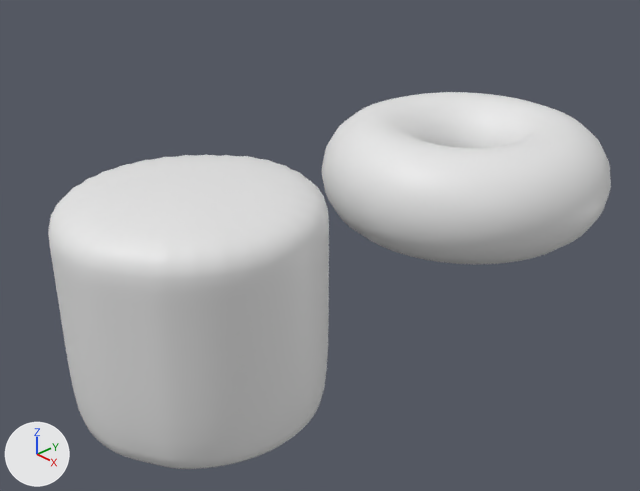
Before and after pictures for a commit that changed the Blender file design/a3/practice/donot-and-cup-v1.blend.
One viewpoint serves both versions: a camera (50 mm lens) standing at (0.614, -0.706, 0.426) and looking at (0.007, -0.141, 0.02). The axes (+X, +Y, +Z) are drawn at lower left. The lights are the same throughout. The first picture is the older version.
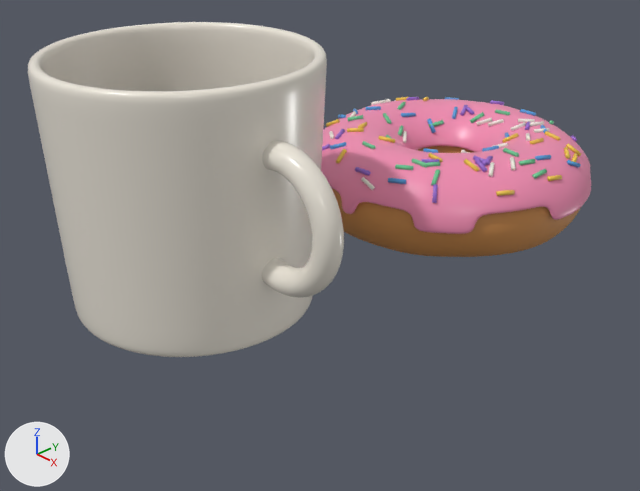
Edits to the bpy script that builds the scene:
```text
Change me_torus_001:
    remove me_torus_001.from_pydata(...)  # 864 vertices, 864 faces; spans x -0.16..0.16, y -0.16..0.16, z -0.059..0.059
    add me_torus_001.from_pydata(...)  # 864 vertices, 864 faces; spans x -0.16..0.158, y -0.161..0.16, z -0.059..0.041
    me_torus_001 part 1: 858 of 864 vertices moved; they spanned x -0.16..0.16, y -0.16..0.16, z -0.059..0.059 and now span x -0.16..0.158, y -0.161..0.16, z -0.058..0.041; mean shift (0.0, 0.0, -0.011); largest move (-0.012, 0.089, 0.059) -> (-0.012, 0.089, 0.038)
    add me_torus_001.materials.append(mat_dough)  # orange #c98a4b
Change ob_torus_001:
    ob_torus_001.location: (0.0373, 0.0519, 0.061) -> (0.0113, 0.0519, 0.061)
Change ob_cylinder:
    add ob_cylinder.hide_render = True
Add ob_cup_handle:
    ob_cup_handle = bpy.data.objects.new('Cup handle', me_cup_handle)  # 228 vertices, 216 faces; spans x 0.1065..0.2, y -0.013..0.013, z 0.0571..0.1929; in mat_ceramic (white #efe9dd); modifiers SUBSURF
    ob_cup_handle.parent = ob_cup
    ob_cup_handle.location = (0.0, 0.0, 0.0)
Add ob_cup:
    ob_cup = bpy.data.objects.new('Cup', me_cup)  # 225 vertices, 224 faces; spans x -0.128..0.128, y -0.128..0.128, z 0.0..0.24; in mat_ceramic (white #efe9dd); modifiers SOLIDIFY, SUBSURF
    ob_cup.location = (-0.0247, -0.2763, 0.0)
Add ob_sprinkles:
    ob_sprinkles = bpy.data.objects.new('Sprinkles', me_sprinkles)  # 1080 vertices, 720 faces; spans x -0.114..0.188, y -0.087..0.198, z 0.078..0.111; in mat_sprinkle_white (white #f5f0e6), mat_sprinkle_yellow (yellow #f2c94c), mat_sprinkle_blue (blue #56a0e0), mat_sprinkle_green (green #6fcf97), mat_sprinkle_purple (purple #9b6cd1)
    ob_sprinkles.parent = ob_torus_001
    ob_sprinkles.location = (0.0, 0.0, 0.0)
Add ob_icing:
    ob_icing = bpy.data.objects.new('Icing', me_icing_001)  # 413 vertices, 357 faces; spans x -0.159..0.16, y -0.162..0.159, z -0.012..0.042; in mat_icing (pink #f28db2); modifiers SOLIDIFY, SUBSURF
    ob_icing.parent = ob_torus_001
    ob_icing.location = (0.0, 0.0, 0.0)
```

Changed parts and their boxes (x1, y1, x2, y2) in the pictures (640 x 491 px):
'Cup', added: after (28, 22, 327, 357)
'Cylinder', hidden: before (48, 154, 329, 469)
'Torus.001', recoloured, reshaped, moved: before (322, 92, 611, 264); after (332, 146, 580, 257)
'Icing', added (pink): after (321, 99, 591, 234)
'Cup handle', added: after (262, 140, 344, 298)
'Sprinkles', added: after (322, 97, 582, 203)
    faces in mat_sprinkle_yellow (yellow #f2c94c): (326, 97, 582, 196)
    faces in mat_sprinkle_green (green #6fcf97): (347, 102, 554, 185)
    faces in mat_sprinkle_white (white #f5f0e6): (329, 99, 550, 190)
    faces in mat_sprinkle_blue (blue #56a0e0): (330, 97, 581, 184)
    faces in mat_sprinkle_purple (purple #9b6cd1): (322, 97, 577, 203)
